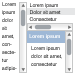
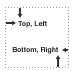
Revision of a layered 75px x 75px image; what changed, layer by layer:
added group "absolute" with 4 layers above "app style" over (5, 7, 69, 68)
added layer "Bottom, Right" in group "absolute" over (12, 47, 58, 54)
added layer "Top, Left" in group "absolute" over (18, 21, 47, 28)
added layer "Layer 7 copy 4" in group "absolute" over (6, 8, 68, 67)
added layer "ants copy 21" in group "absolute" over (5, 7, 69, 68)
hid group "app style" (8 layers) over (2, 2, 75, 73)
